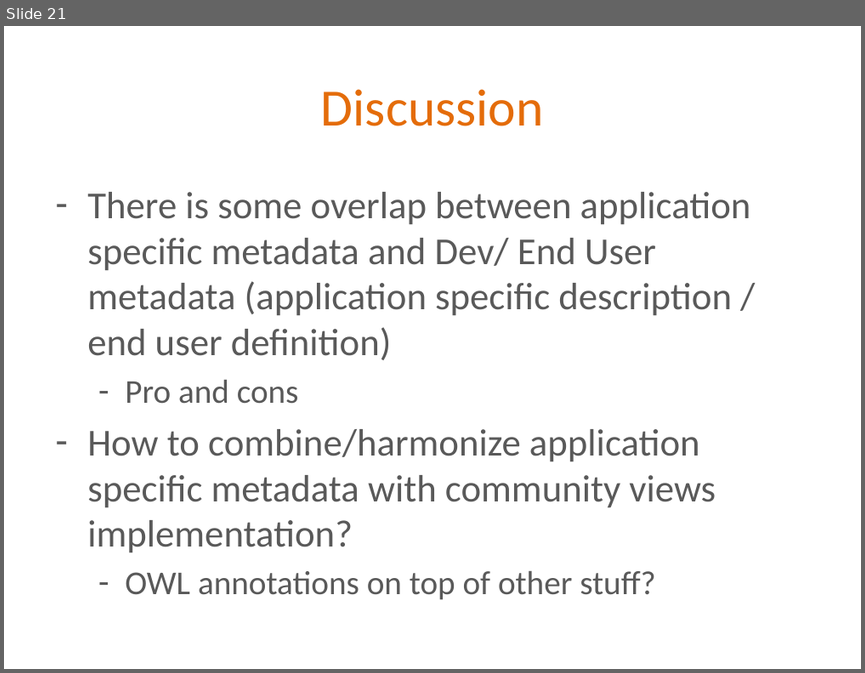
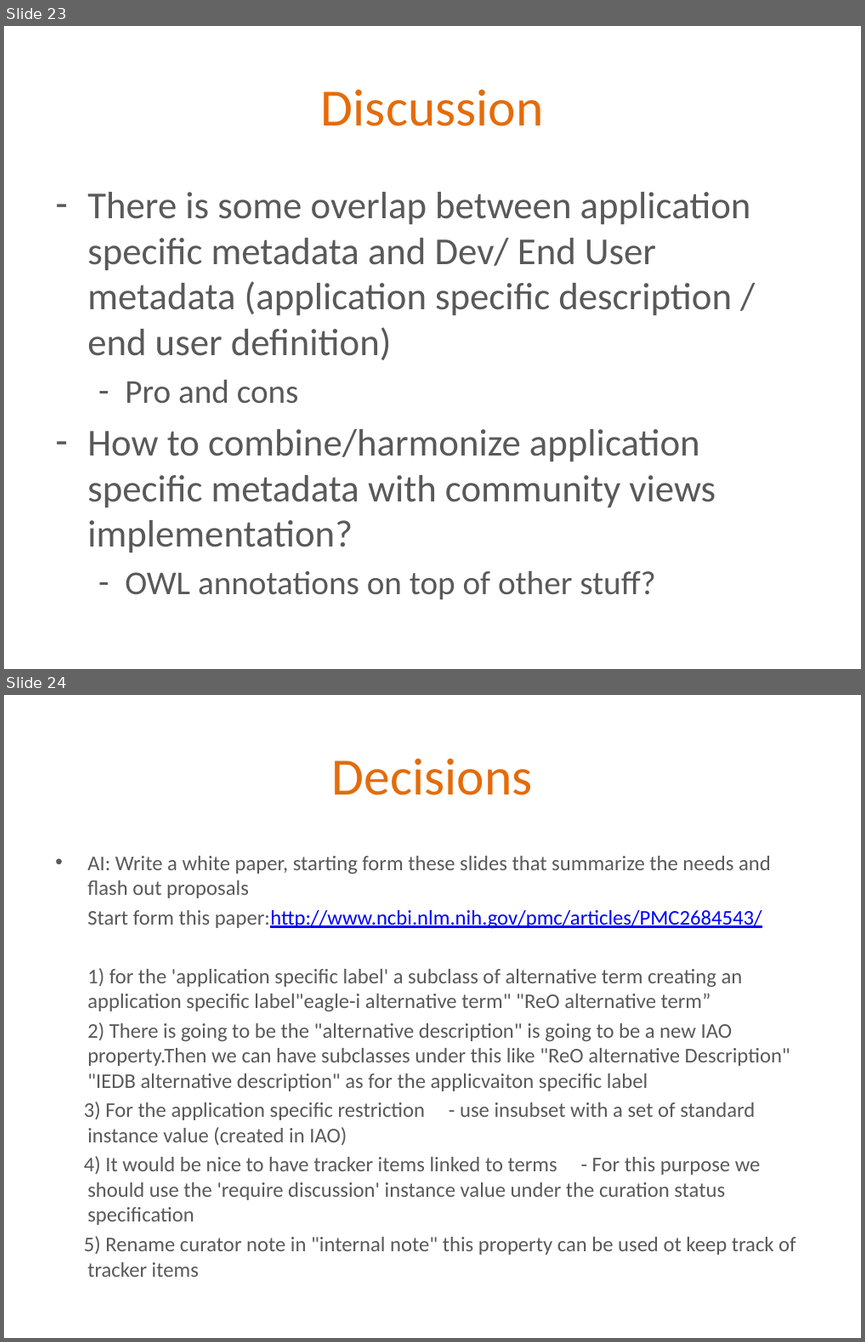
Before and after one commit to obi-ontology/obi-legacy-svn, a slide deck: trunk/docs/presentations/OBI workshop Oct 2011 Philly/Metadata_requirements.pptx. Shown one above the other, each under a label of ours: slide 21 before the commit, slides 23 and 24 after it. The pictures are 865x673 and 865x1342 pixels, drawn with LibreOffice and Linux fonts; fonts in the diff are those of the drawing. Boxes give left, top, right and bottom in pixels: in the first picture for what was removed or moved away, otherwise in the second. Text is boxed around its words. In the diff, an @@ line names an element or a change of style, - is before the commit and + after.

Commit message:
Added the result of the discussion about metadata at the end of metadata slides

```diff
--- a/trunk/docs/presentations/OBI workshop Oct 2011 Philly/Metadata_requirements.pptx
+++ b/trunk/docs/presentations/OBI workshop Oct 2011 Philly/Metadata_requirements.pptx
@@ slide 24 added at (x1=4, y1=695, x2=861, y2=1338), background #FFFFFF @@
@@ title added at (x1=332, y1=758, x2=533, y2=795), 44 pt, text #E46C0A @@
+Decisions
@@ text added at (x1=84, y1=856, x2=796, y2=1276), 17.6 pt, text #595959 @@
+• AI: Write a white paper, starting form these slides that summarize the needs and flash out proposals
+Start form this paper:http://www.ncbi.nlm.nih.gov/pmc/articles/PMC2684543/
+1) for the 'application specific label' a subclass of alternative term creating an application specific label"eagle-i alternative term" "ReO alternative term”
+2) There is going to be the "alternative description" is going to be a new IAO property.Then we can have subclasses under this like "ReO alternative Description" "IEDB alternative description" as for the applicvaiton specific label
+3) For the application specific restriction - use insubset with a set of standard instance value (created in IAO)
+4) It would be nice to have tracker items linked to terms - For this purpose we should use the 'require discussion' instance value under the curation status specification
+5) Rename curator note in "internal note" this property can be used ot keep track of tracker items
@@ what was slide 21 is now slide 23 @@
```
Also in this commit, not shown: 3 slides changed, 2 other slides added.
